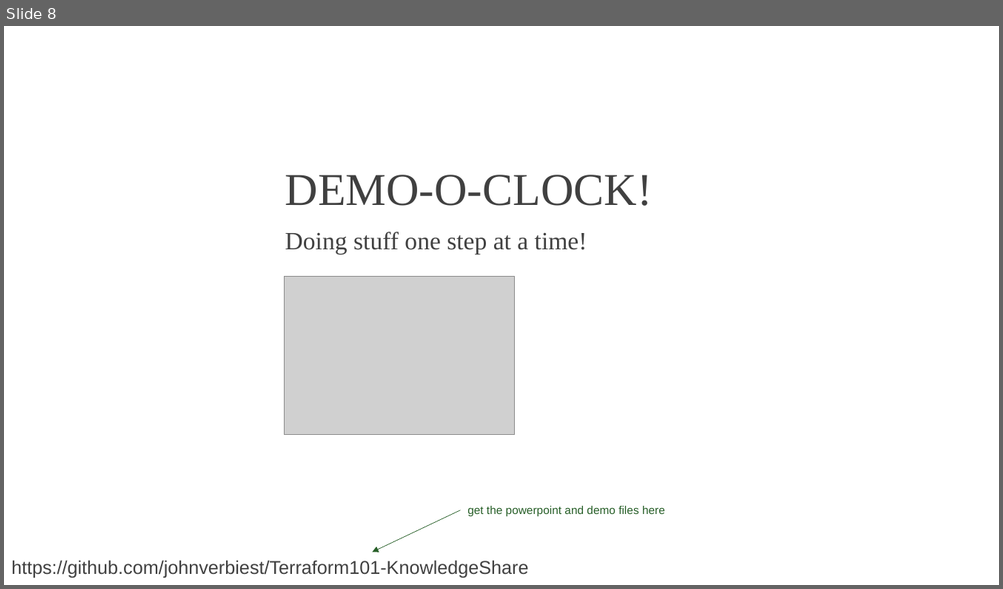
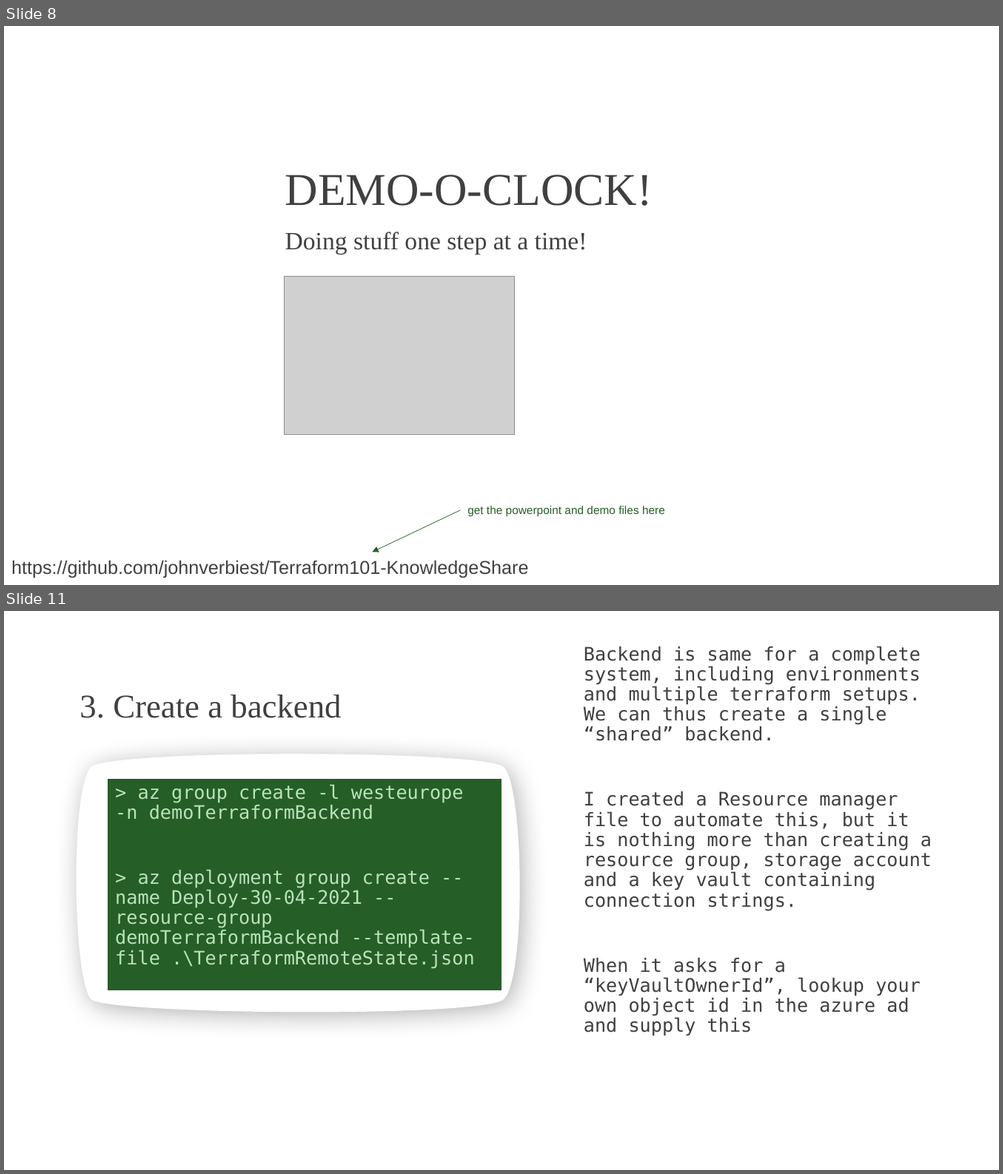
Before and after one commit to johnverbiest/Terraform101-KnowledgeShare, a slide deck: Terraform 101.pptx. Shown one above the other, each under a label of ours: slide 8 before the commit, slides 8 and 11 after it; the slides between them are not shown. The pictures are 1003x589 and 1003x1174 pixels, drawn with LibreOffice and Linux fonts; fonts in the diff are those of the drawing; grey boxes stand for pictures; background and template pictures are left out. Boxes give left, top, right and bottom in pixels: in the first picture for what was removed or moved away, otherwise in the second. Text is boxed around its words. In the diff, an @@ line names an element or a change of style, - is before the commit and + after.

Commit message:
All the things for terraform init

```diff
--- a/Terraform 101.pptx
+++ b/Terraform 101.pptx
@@ slide 11 added at (4, 611, 999, 1170), background picture (left out) @@
@@ text added at (583, 646, 931, 1037), 18 pt, text #404040 @@
+Backend is same for a complete system, including environments and multiple terraform setups. We can thus create a single “shared” backend.
+I created a Resource manager file to automate this, but it is nothing more than creating a resource group, storage account and a key vault containing connection strings.
+When it asks for a “keyVaultOwnerId”, lookup your own object id in the azure ad and supply this
@@ title added at (79, 695, 341, 718), 32 pt, text #404040 @@
+3. Create a backend
@@ freeform shape added at (70, 749, 526, 1017), fill #FFFFFF @@
@@ rectangle added at (108, 779, 502, 990), fill #265E27, 18 pt, text #B9E3BA @@
+> az group create -l westeurope -n demoTerraformBackend
+> az deployment group create --name Deploy-30-04-2021 --resource-group demoTerraformBackend --template-file .\TerraformRemoteState.json
```
Also in this commit, not shown: 1 slide changed, 5 other slides added, 2 other files.
